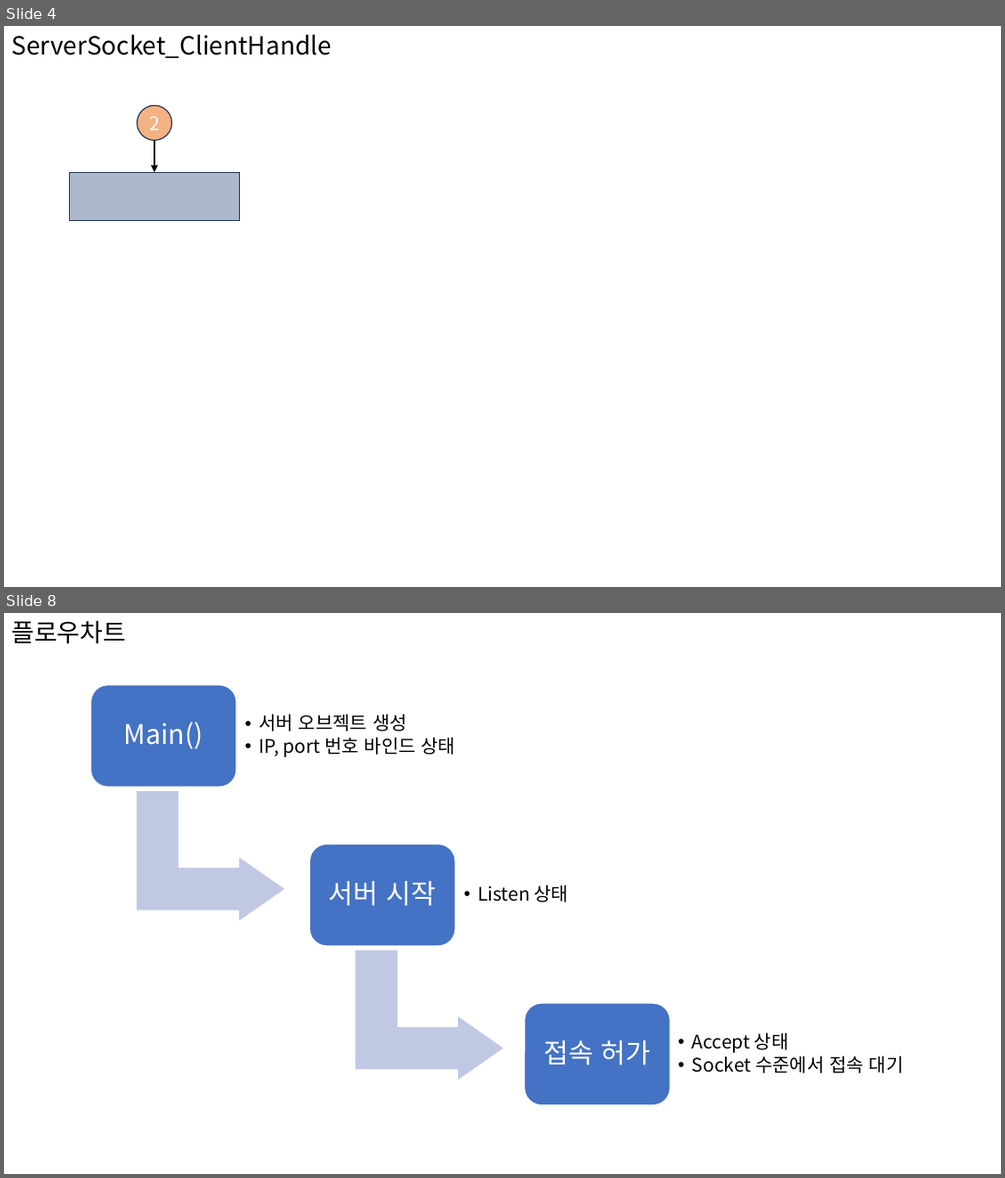
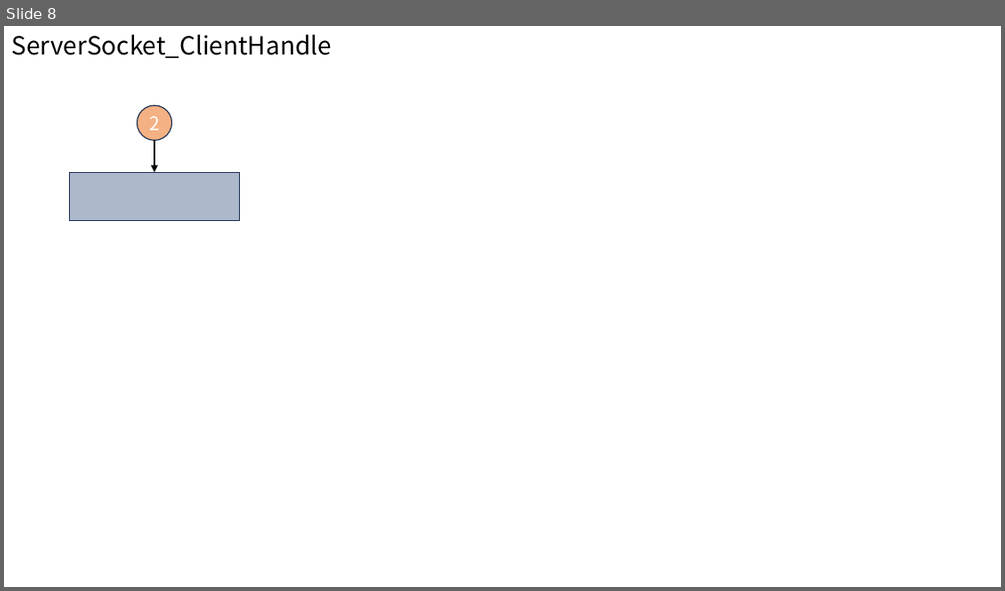
Before and after one commit to rlatjrqja/Server3, a slide deck: 서버프로그래밍.pptx. Shown one above the other, each under a label of ours: slides 4 and 8 before the commit, slide 8 after it; the slides between them are not shown. The pictures are 1005x1178 and 1005x591 pixels, drawn with LibreOffice and Linux fonts; fonts in the diff are those of the drawing. Boxes give left, top, right and bottom in pixels: in the first picture for what was removed or moved away, otherwise in the second. Text is boxed around its words. In the diff, an @@ line names an element or a change of style, - is before the commit and + after.

```diff
--- a/서버프로그래밍.pptx
+++ b/서버프로그래밍.pptx
@@ slide 8 removed at [4,613,1001,1174], background #FFFFFF @@
@@ title removed at [11,620,126,644] @@
-플로우차트
@@ group removed at [90,685,904,1105]: 6 texts, 3 rounded rectangles, 2 bent up arrows @@
-Main()
-  • 서버 오브젝트 생성
-  • IP, port 번호 바인드 상태
-서버 시작
-  • Listen 상태
-접속 허가
-  • Accept 상태
-  • Socket 수준에서 접속 대기
@@ what was slide 4 is now slide 8 @@
```
Also in this commit, not shown: 1 slide changed, 3 slides added, 2 other slides removed.
